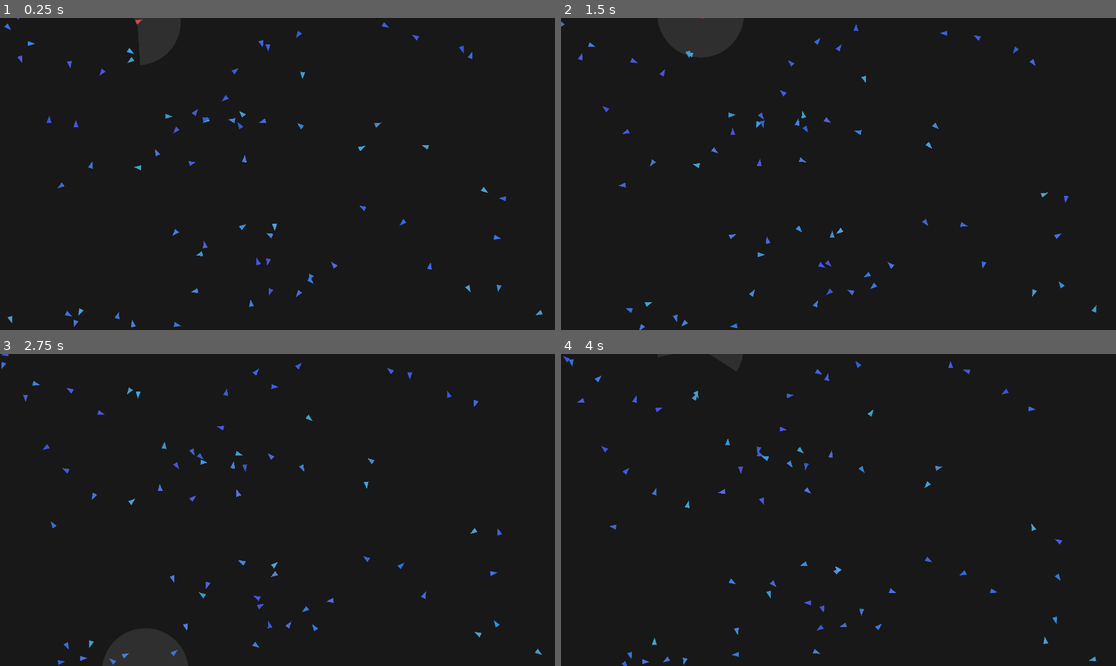
Above: before the commit, frames 1-4 (two rows, left to right).
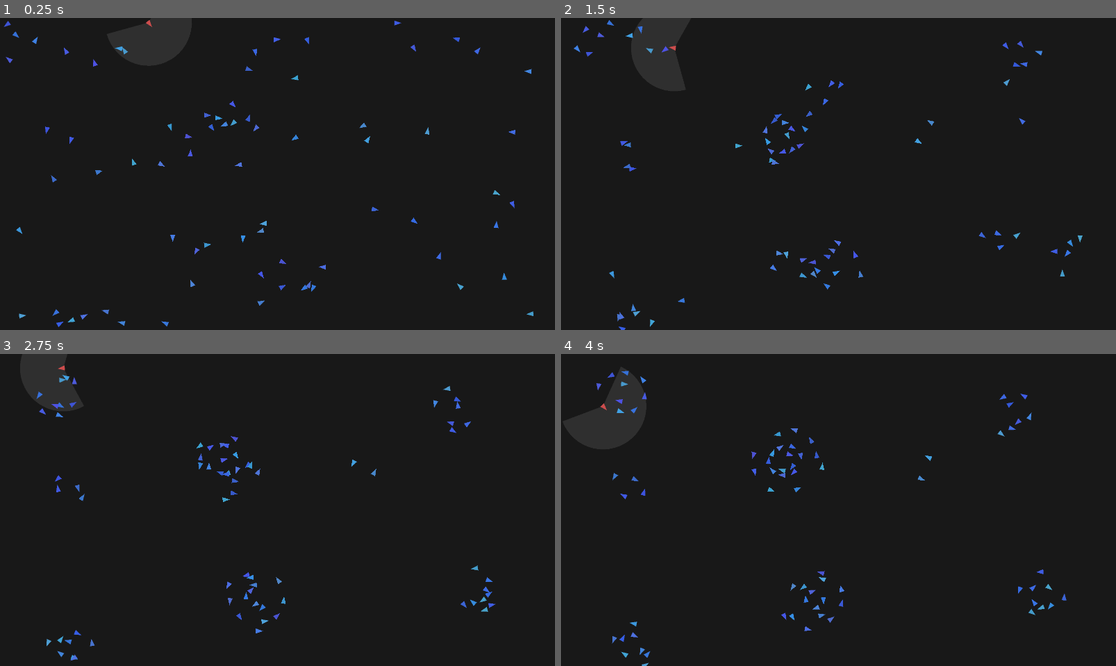
Above: after the commit, the same moments.

Repository: Indull0/BoidsSimulation
Game: Godot game, scene res://Main.tscn
The game is run twice, just before and just after one commit, with the same random seed, the same clock (stepped at 60 frames per second) and the same inputs.
Inputs:
- Up to frame 1 (0.25 s): no input
- Up to frame 2 (1.5 s): no input
- Up to frame 3 (2.75 s): no input
- Up to frame 4 (4 s): no input

The runs differ from the first frame. In frame 1, 1.7% of the frame differs, in the area x 0-98%, y 0-100%; in frame 2, 1.7%; in frame 3, 1.7%; in frame 4, 1.7%, in the area x 0-97%, y 0-100%.

Commit message:
were spinnin in groups now

Diff:
--- a/main.gd
+++ b/main.gd
@@ -13,6 +13,7 @@
 var turn_speed = PI / 16
 var avoidance_force = 0.15
 var localCenterRadius = 200
+var centeringUrge = 0.05
 
 
 func draw_circle_arc_poly(center, radius, angle_from, angle_to, color):
@@ -117,10 +118,13 @@
 					var angleToBoid = currentBoidDirection.angle_to(vectorBetweenBoids.normalized())
 					if abs(angleToBoid) < fov / 2:
 						avoid_angle -= sign(angleToBoid) * avoidance_force * (1 - distanceBetweenBoids / 125) * (1 - angleToBoid / fov)# * (1 - distanceBetweenBoids / 125))
+		if boidsInLocalRadius > 0:
+			centerOfFlock /= boidsInLocalRadius
+			var vectorToCenterOfFlock = (centerOfFlock - boid["position"]).normalized()
+			angleToCenterOfFlock = currentBoidDirection.angle_to(vectorToCenterOfFlock)
+			boid["angle"] += angleToCenterOfFlock * centeringUrge
 
-		centerOfFlock = centerOfFlock / boidsInLocalRadius
-		angleToCenterOfFlock = currentBoidDirection.angle_to(centerOfFlock)
-		boid["angle"] += avoid_angle * turn_speed - angleToCenterOfFlock
+		boid["angle"] += avoid_angle * turn_speed
 
 	# Request a redraw of the boids after moving them
 	queue_redraw()
